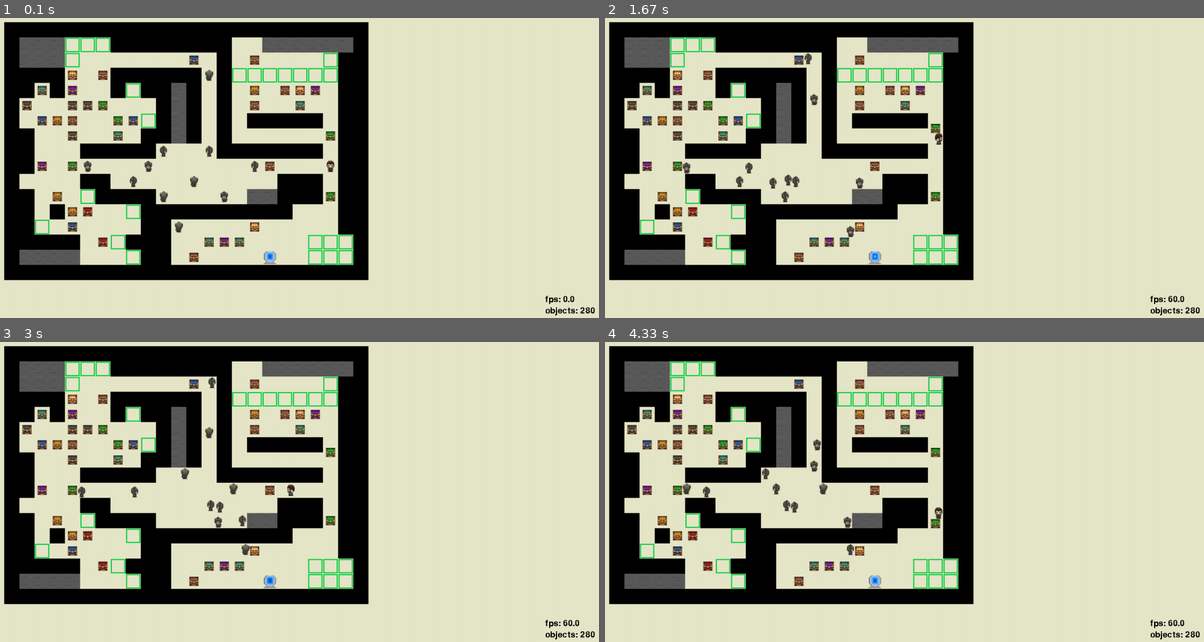
Above: before the commit, frames 1-4 (two rows, left to right).
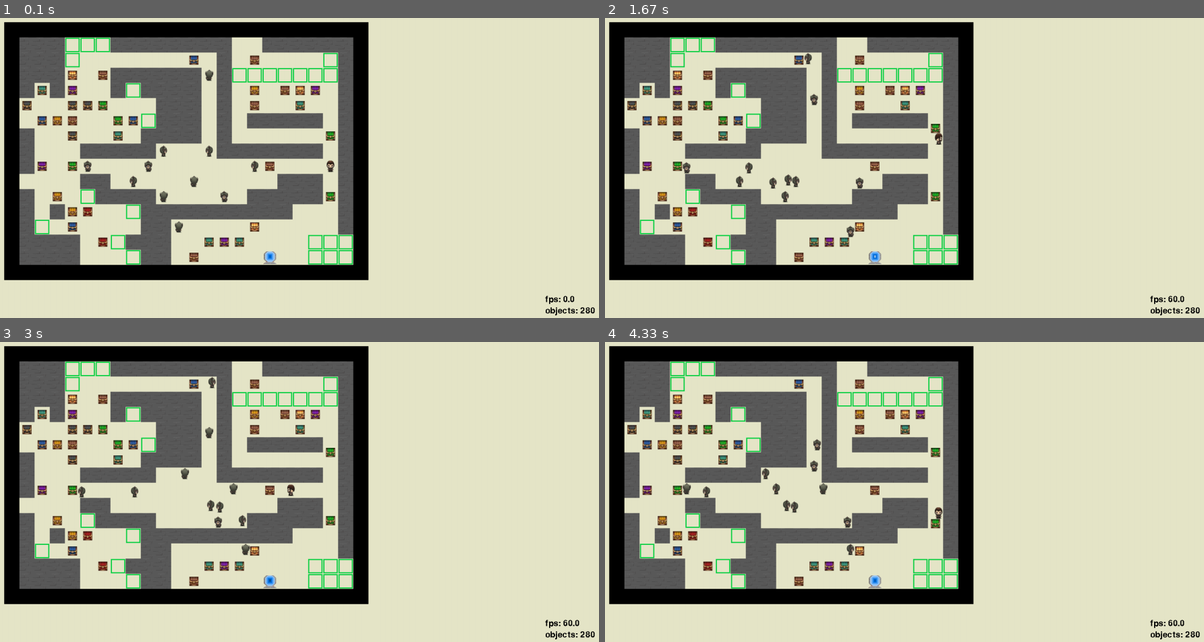
Above: after the commit, the same moments.

Repository: OnlyAoiKunie/sokoban-pygame
Game: pygame game, started from main.py
Two runs of this game, one before a commit and one after it. Both use one fixed random seed, a clock stepped at 60 frames per second and the inputs below.
Inputs:
- Up to frame 1 (0.1 s): no input
- Up to frame 2 (1.67 s): hold Right 0.33-0.8 s; hold Up 0.83-1.13 s; hold Right 1.17-1.63 s
- Up to frame 3 (3 s): hold Left 1.67-2.2 s; hold Down 2.23-2.53 s; hold Left 2.57-2.97 s
- Up to frame 4 (4.33 s): hold Up 3-3.37 s; hold Right 3.4-4.03 s; hold Down from 4.07 s (still down)

The runs differ from the first frame. In frame 1, 14% of the frame differs, in the area x 3-60%, y 6-83%; in frame 2, 14%; in frame 3, 14%; in frame 4, 14%.

Commit message:
update mask and map

Diff:
--- a/main.py
+++ b/main.py
@@ -10,7 +10,6 @@
 screen = pygame.display.set_mode((parameter.WIN_WIDTH, parameter.WIN_HEIGHT))
 
 import element
-from element.obj import ObjectID
 import maps
 import frame
 
--- a/maps/__init__.py
+++ b/maps/__init__.py
@@ -173,21 +173,21 @@
 # map 9
 """
 HHHHHHHHHHHHHHHHHHHHHHHH
-H###...HHHHHHHH  ######H
-H###.       $ H $    .HH
-HHHH$ $HHHHHH!H.......HH
-HH$H$  H.HH#H H $ $$$ HH
-H$  $$$   H#H H $  $  HH
-H $$$  $$.H#H H HHHHH HH
-HH  $  $ HH#H H      $HH
-HH   HHHHH!  !HHHHHHH HH
-HH$ $!   !      !$   @HH
-H    HH !   !     HHH HH
-HH $ .HHHH!   ! ##HHH$HH
-HH H$$  .HHHHHHHHHH   HH
-HH. $    HH!    $     HH
-HHHHH $.HHH  $$$    ...H
-H####   .HH $    P  ...H
+H###...########  ######H
+H###.       $ # $    .#H
+H###$ $######!#.......#H
+H#$#$  #.#### # $ $$$ #H
+H$  $$$   ### # $  $  #H
+H $$$  $$.### # ##### #H
+H#  $  $ #### #      $#H
+H#   #####!  !####### #H
+H#$ $!   !      !$   @#H
+H    ## !   !     ### #H
+H# $ .####!   ! #####$#H
+H# #$$  .##########   #H
+H#. $    ##!    $     #H
+H#### $.###  $$$    ...H
+H####   .## $    P  ...H
 HHHHHHHHHHHHHHHHHHHHHHHH
 """
 ]
Binary file changed: imgs/mask.webp
